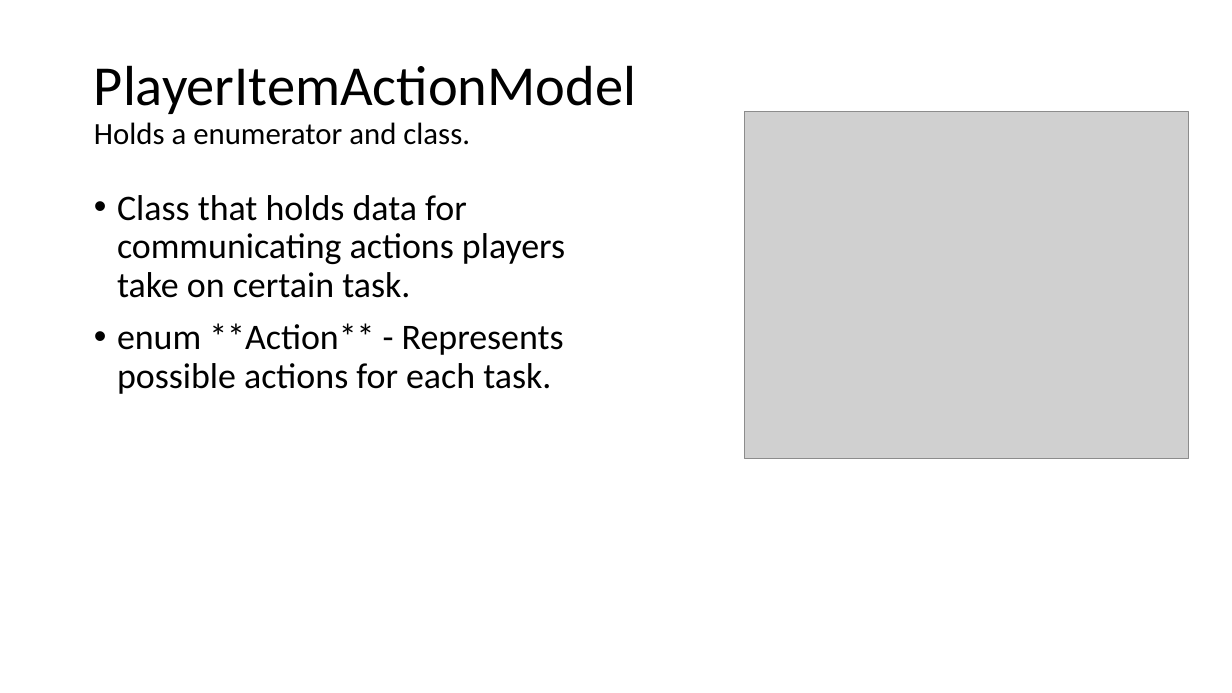
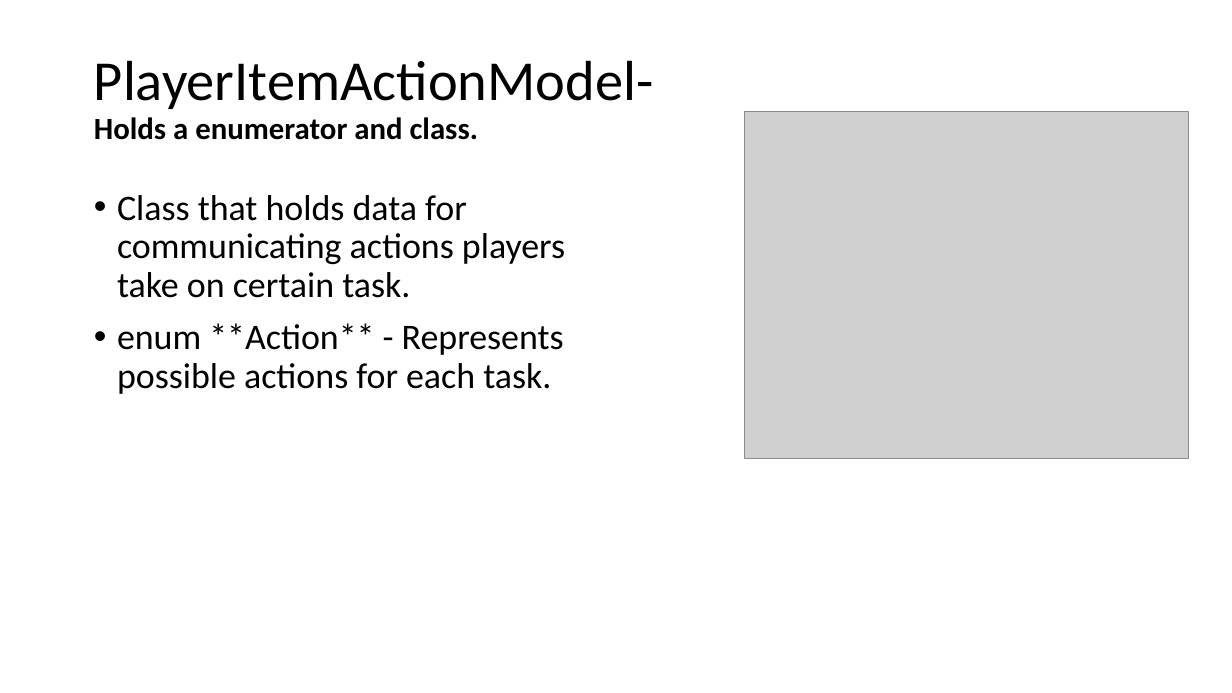
Before and after one commit to TheJavaCoder/Capstone, a slide deck: slide 3 of GameSystemObjects Documentation.pptx. Drawn at 1232x693 pixels with LibreOffice and Linux fonts; fonts in the diff are those of the drawing; grey boxes stand for pictures. Boxes give left, top, right and bottom in pixels: in the first picture for what was removed or moved away, otherwise in the second. Text is boxed around its words. In the diff, an @@ line names an element or a change of style, - is before the commit and + after.

```diff
--- a/GameSystemObjects Documentation.pptx
+++ b/GameSystemObjects Documentation.pptx
@@ title at (x1=94, y1=60, x2=654, y2=140): text changed; bold on @@
-PlayerItemActionModel
-Holds a enumerator and class.
+PlayerItemActionModel-
+Holds a enumerator and class.
```
Also in this commit, not shown: 6 other slides changed.
